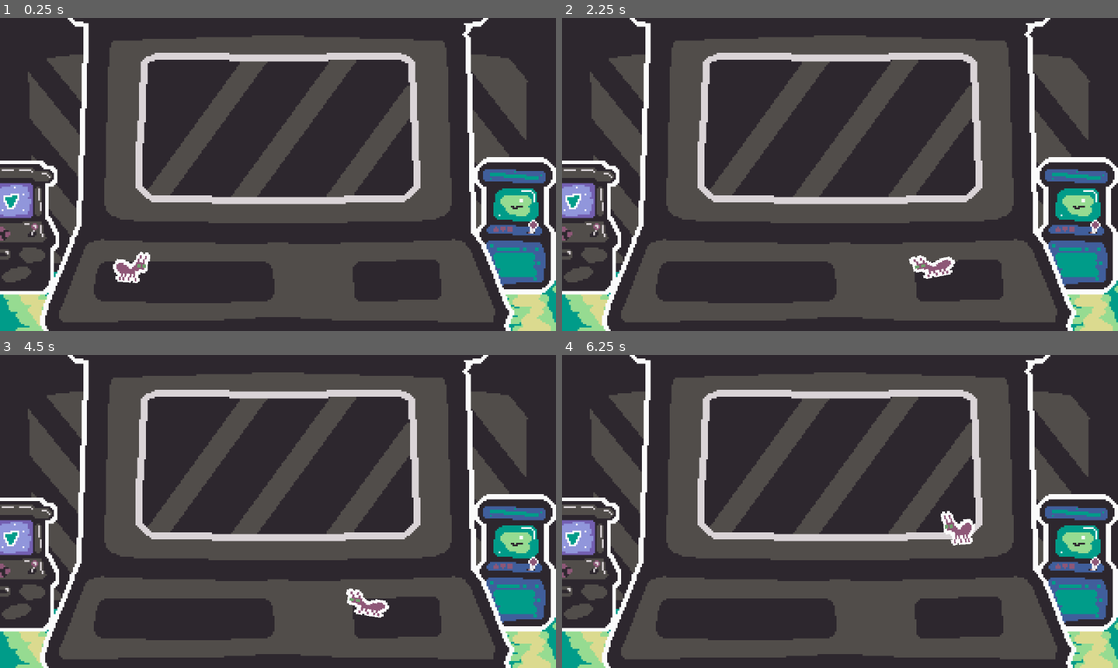
Above: before the commit, frames 1-4 (two rows, left to right).
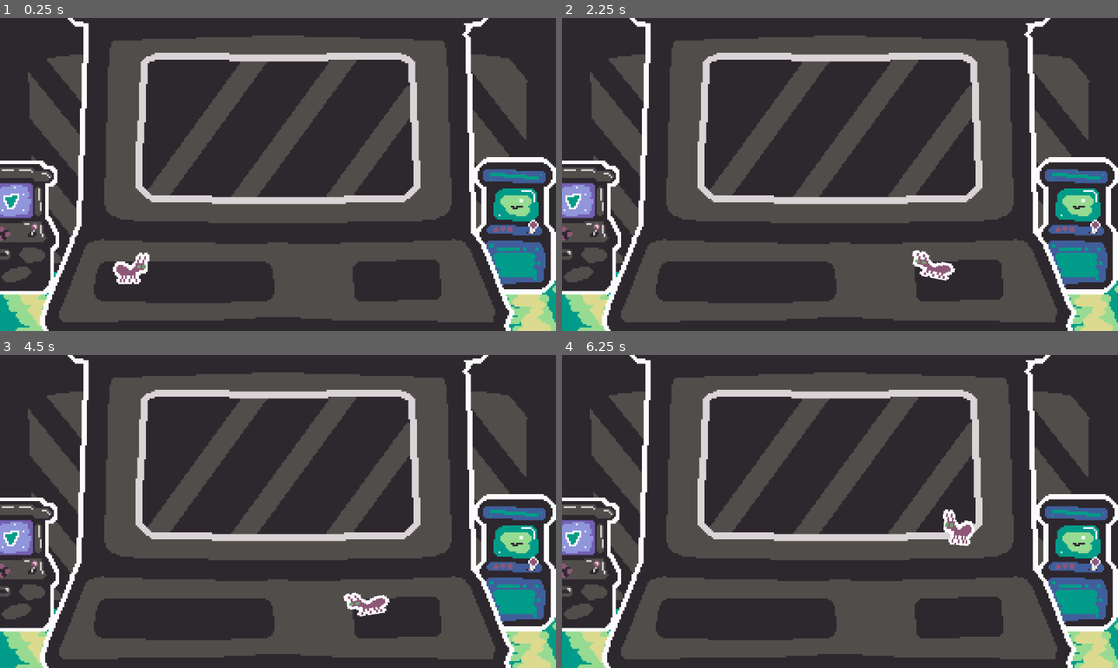
Above: after the commit, the same moments.

Repository: Renan-G-projec/LittleJameGam
Game: Godot game, scene res://scenes/main.tscn
Two runs of this game, one before a commit and one after it. Both use one fixed random seed, a clock stepped at 60 frames per second and the inputs below.
Inputs:
- Up to frame 1 (0.25 s): no input
- Up to frame 2 (2.25 s): hold Right (ant_move_right) 0.53-2.03 s; tap Shift (ant_dash) at 0.6, 1.35, 2.1 s; tap Space (ant_jump) at 0.77, 1.52 s; hold A (ant_move_left) from 2.03 s (still down)
- Up to frame 3 (4.5 s): release A (ant_move_left) at 2.78 s; hold Right (ant_move_right) 2.78-4.28 s; tap Shift (ant_dash) at 2.85, 3.6, 4.35 s; tap Space (ant_jump) at 3.02, 3.77 s; hold A (ant_move_left) from 4.28 s (still down)
- Up to frame 4 (6.25 s): tap Space (ant_jump) at 4.52, 6.02 s; release A (ant_move_left) at 5.03 s; hold Right (ant_move_right) 5.03-5.78 s; tap Shift (ant_dash) at 5.1, 5.85 s; hold A (ant_move_left) from 5.78 s (still down)

The runs differ from the first frame. In frame 1, 0.2% of the frame differs, in the area x 20-27%, y 74-86%; in frame 2, 0.4%, in the area x 62-71%, y 74-84%; in frame 3, 0.4%; in frame 4, 0.2%.

Commit message:
Add directional player sway animation
Extract the movement-based rotation into `sway()` and scale its oscillation by the current input direction.

Diff:
--- a/scripts/player.gd
+++ b/scripts/player.gd
@@ -13,6 +13,8 @@
 
 var animation_time: float = 0.0
 
+var direction = null
+
 var _jump_input_buffer: bool = false
 var _can_dash: bool = false
 
@@ -20,15 +22,9 @@
 
 func _physics_process(delta: float) -> void:
 	_update_velocity(delta)
-
 	move_and_slide()
 
-	if velocity.length() > 0.99:
-		animation_time += delta * 10.0
-		rotation = sin(animation_time) * 0.2
-	else:
-		rotation = lerp_angle(rotation, 0.0, 0.1)
-		animation_time = 0.0
+	sway(delta)
 
 func _update_velocity(delta: float) -> void:
 	if !is_on_floor():
@@ -45,7 +41,7 @@
 			_jump_input_buffer_timer.start()
 
 
-	var direction := Input.get_axis("ant_move_left", "ant_move_right")
+	direction = Input.get_axis("ant_move_left", "ant_move_right")
 	if direction:
 		if abs(velocity.x) < abs(SPEED * direction):
 			velocity.x = direction * SPEED
@@ -77,3 +73,11 @@
 
 func _on_jump_input_buffer_timer_timeout() -> void:
 	_jump_input_buffer = false
+### ANIMATION ###
+func sway(delta: float) -> void:
+	if velocity.length() > 0.99:
+		animation_time += delta * 10.0
+		rotation = sin(animation_time) * 0.2 * direction
+	else:
+		rotation = lerp_angle(rotation, 0.0, 0.1)
+		animation_time = 0.0
